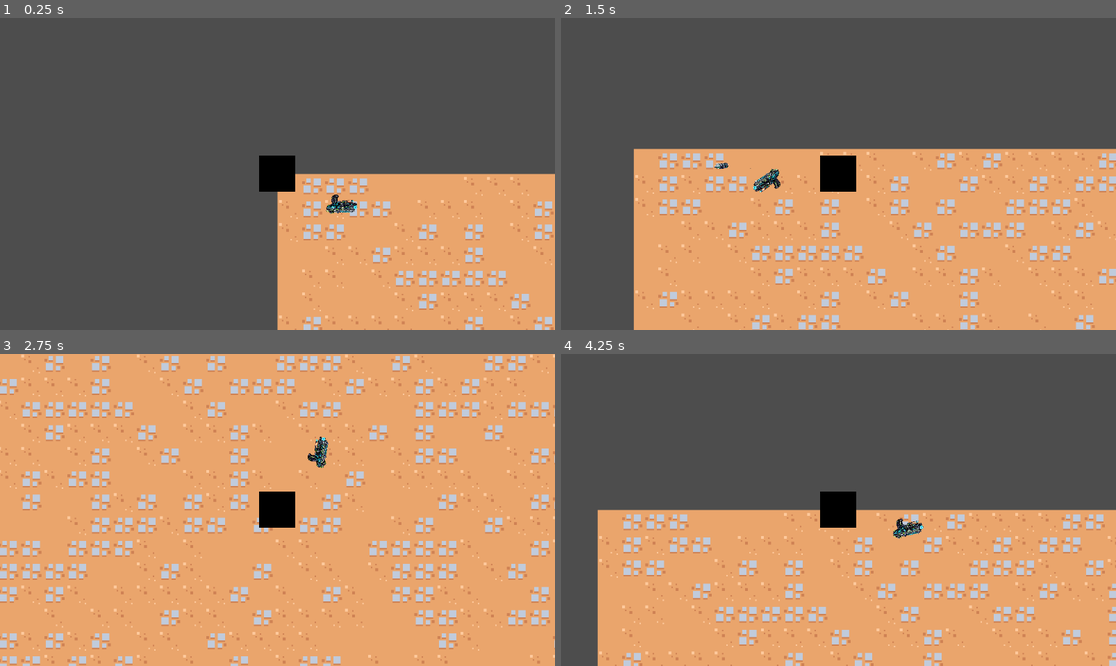
Above: before the commit, frames 1-4 (two rows, left to right).
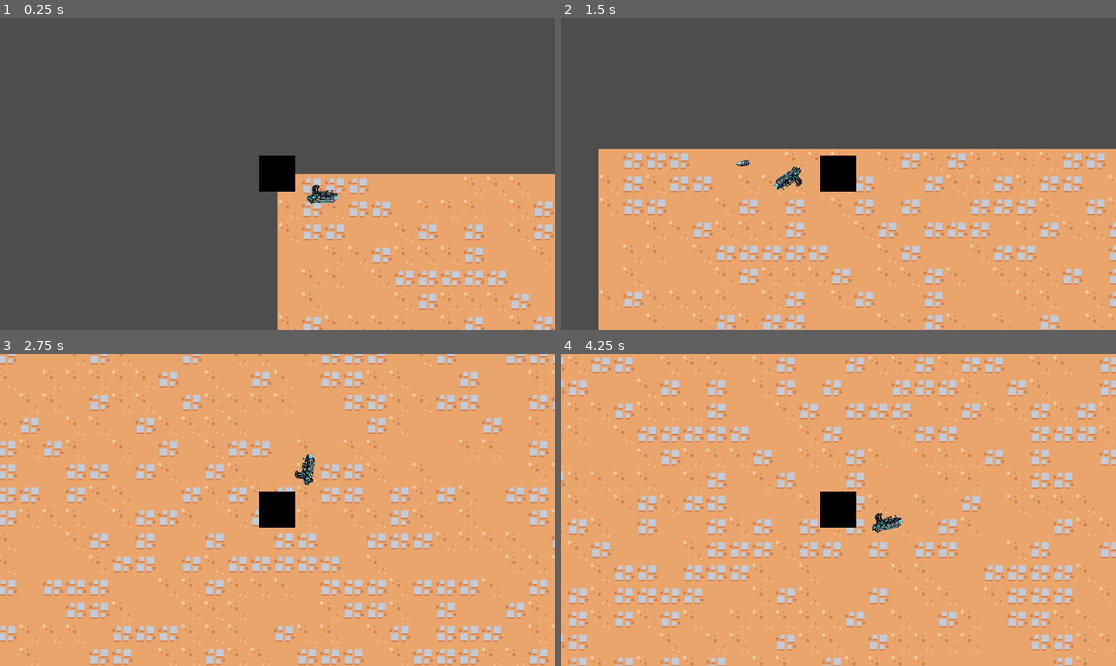
Above: after the commit, the same moments.

Repository: AineeJames/ToBeNamed
Game: Godot game, scene res://scenes/main_game/main_game.tscn
Two runs of this game, one before a commit and one after it. Both use one fixed random seed, a clock stepped at 60 frames per second and the inputs below.
Inputs (mouse positions are in pixels of both pictures, inside the frame that each line leads up to):
- Up to frame 1 (0.25 s): no input
- Up to frame 2 (1.5 s): tap Enter at 0.5 s; move the mouse to (960, 158) at 0.52 s; hold D (move_right) 0.53-1.28 s; tap Space (dash, bound only after the commit) at 0.6 s; move the mouse to (727, 189) at 1.27 s; hold S (move_down) from 1.28 s (still down); click (727, 189) at 1.35 s
- Up to frame 3 (2.75 s): tap Space (dash, bound only after the commit) at 1.55, 2.1 s; move the mouse to (333, 441) at 2.02 s; release S (move_down) at 2.03 s; hold D (move_right) from 2.03 s (still down)
- Up to frame 4 (4.25 s): move the mouse to (810, 572) at 2.77 s; release D (move_right) at 2.78 s; hold W (move_up) 2.78-3.53 s; tap Space (dash, bound only after the commit) at 2.85, 3.8 s; move the mouse to (1005, 556) at 3.52 s; press the mouse at (1005, 556) at 3.53 s; hold A (move_left) from 3.53 s (still down)

The runs differ from the first frame. In frame 1, 0.4% of the frame differs, in the area x 55-65%, y 53-64%; in frame 2, 16%; in frame 3, 25%; in frame 4, 65%, in the area x 0-100%, y 0-100%.

Commit message:
added controller capability

Diff:
--- a/project.godot
+++ b/project.godot
@@ -19,26 +19,37 @@
 move_left={
 "deadzone": 0.5,
 "events": [Object(InputEventKey,"resource_local_to_scene":false,"resource_name":"","device":-1,"window_id":0,"alt_pressed":false,"shift_pressed":false,"ctrl_pressed":false,"meta_pressed":false,"pressed":false,"keycode":0,"physical_keycode":65,"key_label":0,"unicode":97,"echo":false,"script":null)
+, Object(InputEventJoypadMotion,"resource_local_to_scene":false,"resource_name":"","device":-1,"axis":0,"axis_value":-1.0,"script":null)
 ]
 }
 move_right={
 "deadzone": 0.5,
 "events": [Object(InputEventKey,"resource_local_to_scene":false,"resource_name":"","device":-1,"window_id":0,"alt_pressed":false,"shift_pressed":false,"ctrl_pressed":false,"meta_pressed":false,"pressed":false,"keycode":0,"physical_keycode":68,"key_label":0,"unicode":100,"echo":false,"script":null)
+, Object(InputEventJoypadMotion,"resource_local_to_scene":false,"resource_name":"","device":-1,"axis":0,"axis_value":1.0,"script":null)
 ]
 }
 move_up={
 "deadzone": 0.5,
 "events": [Object(InputEventKey,"resource_local_to_scene":false,"resource_name":"","device":-1,"window_id":0,"alt_pressed":false,"shift_pressed":false,"ctrl_pressed":false,"meta_pressed":false,"pressed":false,"keycode":0,"physical_keycode":87,"key_label":0,"unicode":119,"echo":false,"script":null)
+, Object(InputEventJoypadMotion,"resource_local_to_scene":false,"resource_name":"","device":-1,"axis":1,"axis_value":-1.0,"script":null)
 ]
 }
 move_down={
 "deadzone": 0.5,
 "events": [Object(InputEventKey,"resource_local_to_scene":false,"resource_name":"","device":-1,"window_id":0,"alt_pressed":false,"shift_pressed":false,"ctrl_pressed":false,"meta_pressed":false,"pressed":false,"keycode":0,"physical_keycode":83,"key_label":0,"unicode":115,"echo":false,"script":null)
+, Object(InputEventJoypadMotion,"resource_local_to_scene":false,"resource_name":"","device":-1,"axis":1,"axis_value":1.0,"script":null)
 ]
 }
 fire={
 "deadzone": 0.5,
 "events": [Object(InputEventMouseButton,"resource_local_to_scene":false,"resource_name":"","device":-1,"window_id":0,"a …(253 unchanged characters)…
+, Object(InputEventJoypadMotion,"resource_local_to_scene":false,"resource_name":"","device":-1,"axis":5,"axis_value":1.0,"script":null)
+]
+}
+dash={
+"deadzone": 0.5,
+"events": [Object(InputEventKey,"resource_local_to_scene":false,"resource_name":"","device":-1,"window_id":0,"alt_pressed":false,"shift_pressed":false,"ctrl_pressed":false,"meta_pressed":false,"pressed":false,"keycode":0,"physical_keycode":32,"key_label":0,"unicode":32,"echo":false,"script":null)
+, Object(InputEventJoypadButton,"resource_local_to_scene":false,"resource_name":"","device":-1,"button_index":7,"pressure":0.0,"pressed":true,"script":null)
 ]
 }
 
--- a/scenes/character/mainChar.gd
+++ b/scenes/character/mainChar.gd
@@ -1,6 +1,7 @@
 extends CharacterBody2D
 
-var gun_distance_from_player = 50
+@export var gun_distance_from_player = 35
+var angle_of_gun = 0
 
 @export var GunSprite: Sprite2D
 
@@ -25,11 +26,21 @@
 	else:
 		velocity.y = move_toward(velocity.y, 0, deceleration * delta)
 
+	if Input.is_action_just_pressed("dash"):
+		velocity.x = move_toward(velocity.x, velocity.x * 5, acceleration * delta * 25)
+		velocity.y = move_toward(velocity.y, velocity.y * 5, acceleration * delta * 25)
+
 	move_and_slide()
 
-	var mouse_pos = get_global_mouse_position()
-	var angle_to_mouse = (mouse_pos - global_position).angle()
+	var deadzone = 0.1
+	if Input.get_connected_joypads().size() > 0:
+		var x = Input.get_joy_axis(0, JOY_AXIS_RIGHT_X)
+		var y = Input.get_joy_axis(0, JOY_AXIS_RIGHT_Y)
+		if abs(x) > deadzone || abs(y) > deadzone:
+			angle_of_gun = Vector2(x, y).angle()
+	else:
+		var mouse_pos = get_global_mouse_position()
+		angle_of_gun = (mouse_pos - global_position).angle()
 
-
-	Gun.global_position = global_position + Vector2(cos(angle_to_mouse), sin(angle_to_mouse)) * gun_distance_from_player
+	Gun.global_position = global_position + Vector2(cos(angle_of_gun), sin(angle_of_gun)) * gun_distance_from_player
 	Gun.look_at(global_position)
